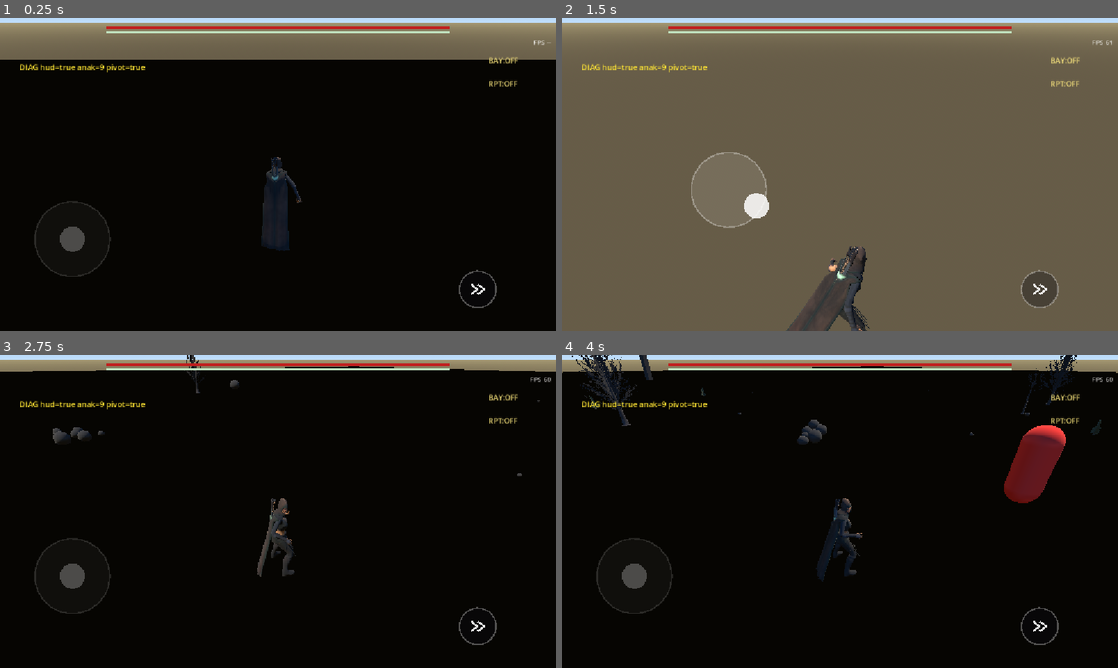
Above: before the commit, frames 1-4 (two rows, left to right).
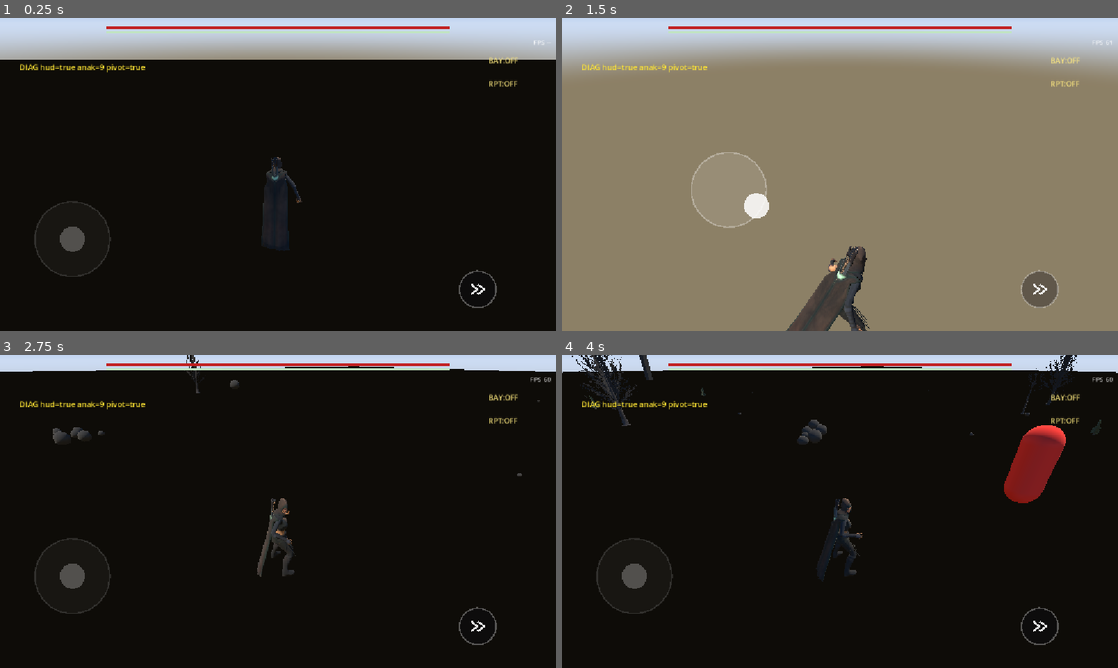
Above: after the commit, the same moments.

Repository: muzape28-blip/ZDEV-RPG
Game: Godot game, scene res://scenes/main.tscn
The game is run twice, just before and just after one commit, with the same random seed, the same clock (stepped at 60 frames per second) and the same inputs.
Inputs (mouse positions are in pixels of both pictures, inside the frame that each line leads up to):
- Up to frame 1 (0.25 s): no input
- Up to frame 2 (1.5 s): drag from (1040, 290) to (895, 105) at 0.52 s; drag from (728, 190) to (812, 237) at 1.27 s
- Up to frame 3 (2.75 s): move the mouse to (333, 442) at 2.02 s; click (333, 442) at 2.17 s
- Up to frame 4 (4 s): drag from (812, 574) to (673, 464) at 2.77 s; move the mouse to (1006, 558) at 3.52 s; click (1006, 558) at 3.67 s

The runs differ from the first frame. In frame 1, 11% of the frame differs, in the area x 0-100%, y 1-59%; in frame 2, 95%, in the area x 0-100%, y 1-100%; in frame 3, 2.3%; in frame 4, 3.5%.
Error before the commit: Invalid assignment of property or key 'material' with value of type 'ShaderMaterial' on a base object of type 'Sky'. (res://scripts/main.gd:24)

Commit message:
fix boot resmi: Sky.material ga ada di build official, pake sky_material (pelajaran CI #4) + uat-log #15
Co-authored-by: arena-agent <297053741+arena-agent@users.noreply.github.com>

Diff:
--- a/scripts/main.gd
+++ b/scripts/main.gd
@@ -21,7 +21,7 @@
 		return
 	var sm := ShaderMaterial.new()
 	sm.shader = load("res://shaders/sky_sun.gdshader")
-	env.sky.material = sm
+	env.sky.sky_material = sm  # API resmi: Sky.sky_material (bukan .material, pelajaran CI #4)
 	sm.set_shader_parameter("sun_dir", sun.global_transform.basis.z)
 
 
Not shown, changed: docs/uat/uat-log.md
